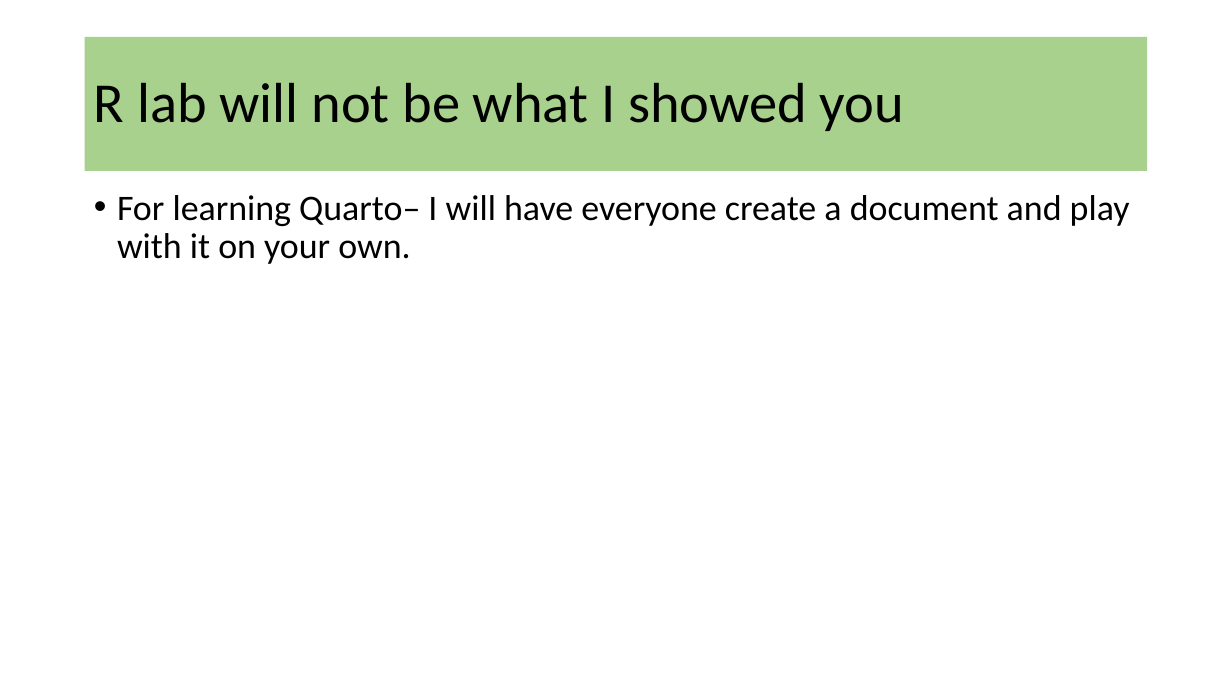
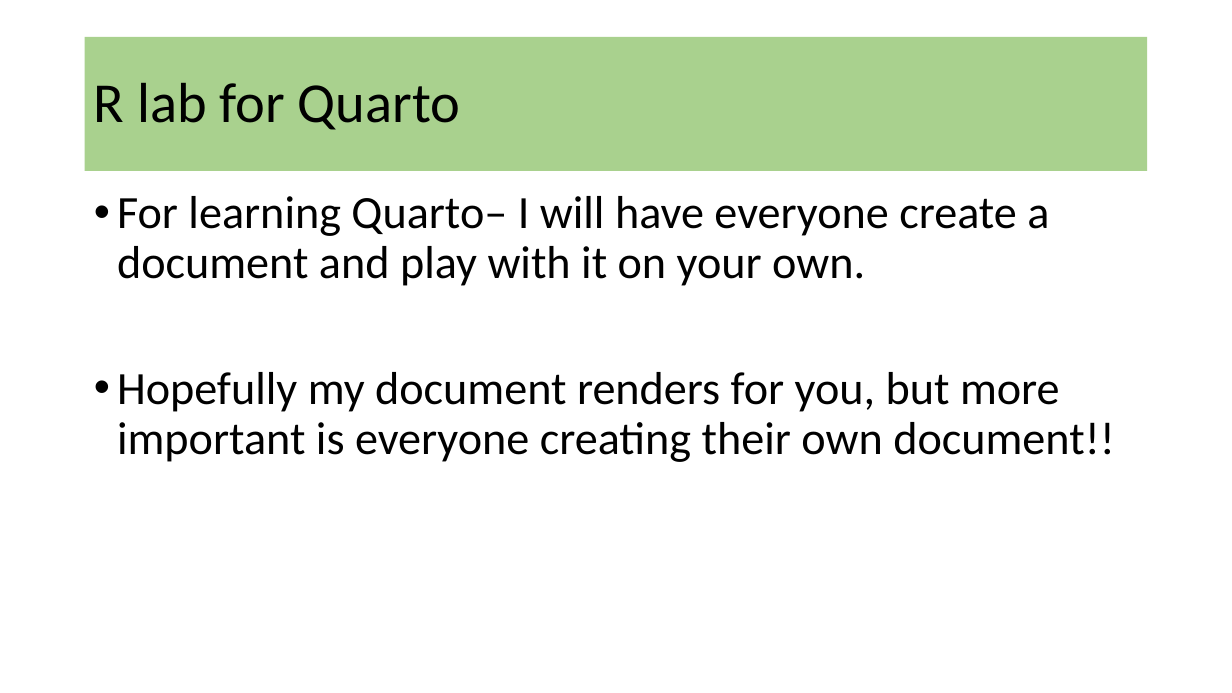
Before and after one commit to SamSwift505/NMDOH_R_WORKSHOPS_26, a slide deck: slide 22 of Week_5/Week_5.pptx. Drawn at 1232x693 pixels with LibreOffice and Linux fonts; fonts in the diff are those of the drawing. Boxes give left, top, right and bottom in pixels: in the first picture for what was removed or moved away, otherwise in the second. Text is boxed around its words. In the diff, an @@ line names an element or a change of style, - is before the commit and + after.

```diff
--- a/Week_5/Week_5.pptx
+++ b/Week_5/Week_5.pptx
@@ title at (94,82,460,130): text changed @@
-R lab will not be what I showed you
+R lab for Quarto
@@ text at (117,196,1049,286): size 28 to 36 pt in "For learning Quarto– I will have everyone ..." @@
@@ text at (117,372,1115,462): paragraph added @@
+• Hopefully my document renders for you, but more important is everyone creating their own document!!
```
